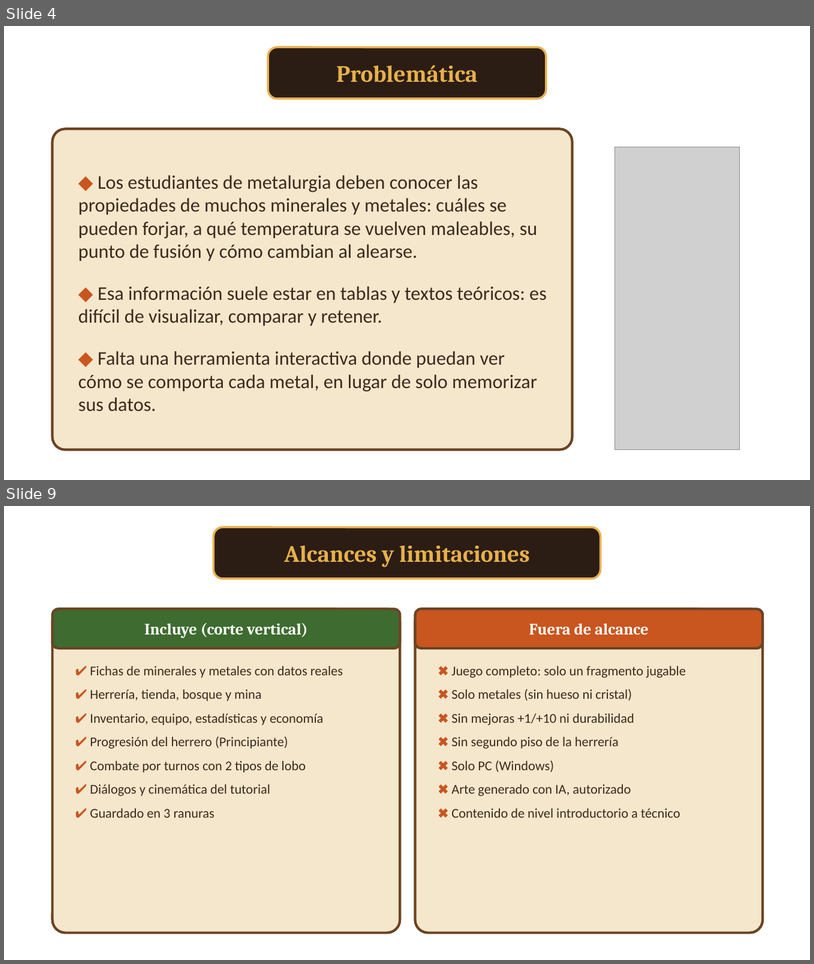
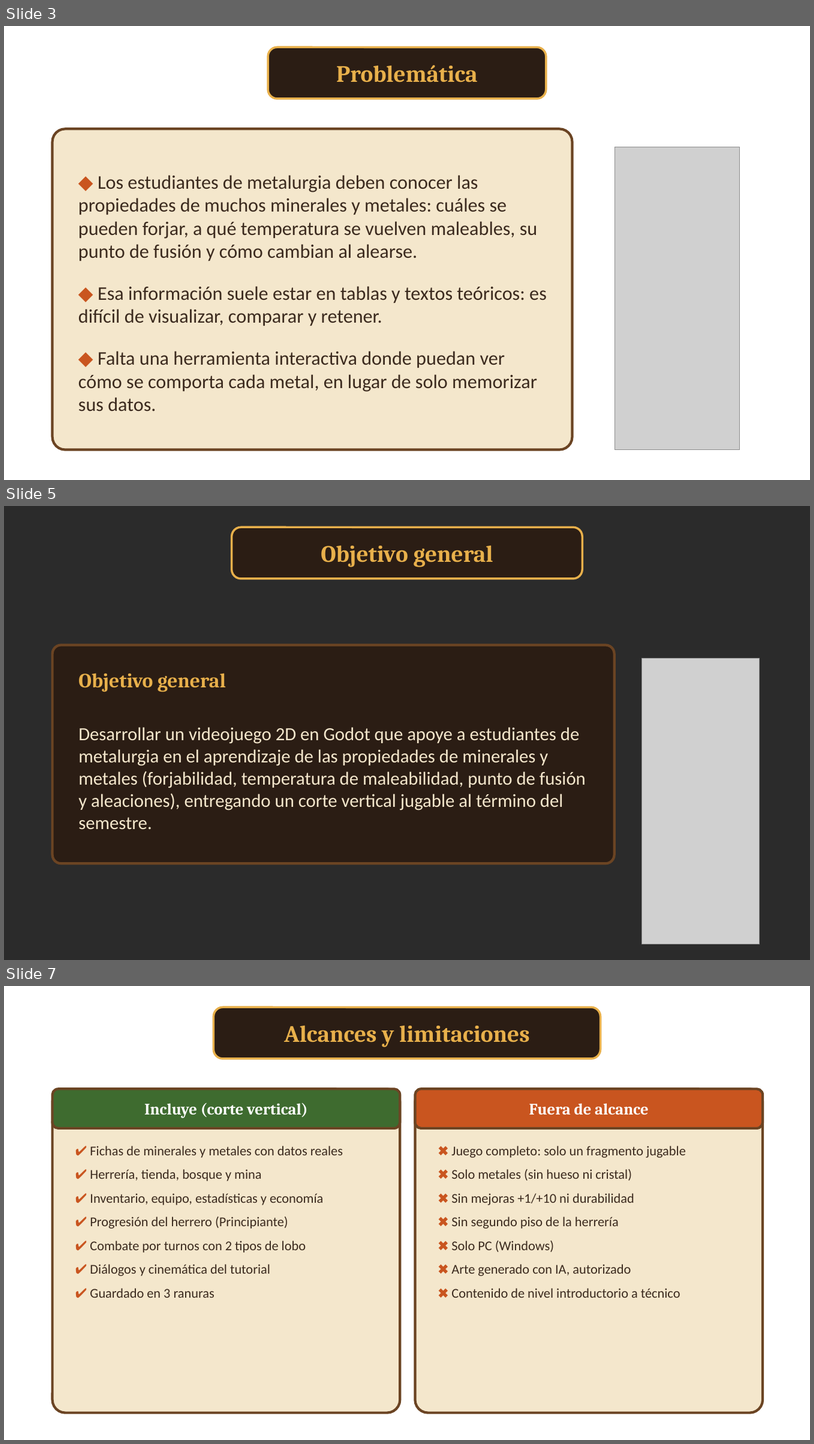
Before and after one commit to jjmmcode/CAPSTONE-G6-2026-02, a slide deck: Fase 1/Evidencias Grupales/Presentación idea de proyecto.pptx. Shown one above the other, each under a label of ours: slides 4 and 9 before the commit, slides 3, 5 and 7 after it; the slides between them are not shown. The pictures are 814x964 and 814x1444 pixels, drawn with LibreOffice and Linux fonts; fonts in the diff are those of the drawing; grey boxes stand for pictures; background and template pictures are left out; a plain dark background stands for a picture behind light text. Boxes give left, top, right and bottom in pixels: in the first picture for what was removed or moved away, otherwise in the second. Text is boxed around its words. In the diff, an @@ line names an element or a change of style, - is before the commit and + after.

```diff
--- a/Fase 1/Evidencias Grupales/Presentación idea de proyecto.pptx
+++ b/Fase 1/Evidencias Grupales/Presentación idea de proyecto.pptx
@@ slide 5 added at [4, 506, 810, 960], background picture (left out) @@
@@ rounded rectangle added at [232, 527, 583, 579], fill #2B1D14, outline #E8B04B 2.5 pt @@
@@ text added at [321, 545, 494, 567], 28 pt, text #E8B04B, bold @@
+Objetivo general
@@ rounded rectangle added at [53, 645, 615, 864], fill #2B1D14, outline #6B4423 3 pt @@
@@ picture added at [642, 658, 760, 945] @@
@@ text added at [78, 673, 226, 692], 24 pt, text #E8B04B, bold @@
+Objetivo general
@@ text added at [78, 727, 586, 829], 22 pt, text #F4E7CC @@
+Desarrollar un videojuego 2D en Godot que apoye a estudiantes de metalurgia en el aprendizaje de las propiedades de minerales y metales (forjabilidad, temperatura de maleabilidad, punto de fusión y aleaciones), entregando un corte vertical jugable al término del semestre.
@@ what was slide 4 is now slide 3 @@
@@ what was slide 9 is now slide 7 @@
```
Also in this commit, not shown: 10 slides changed, 5 other slides added, 4 slides removed, 1 other file.
